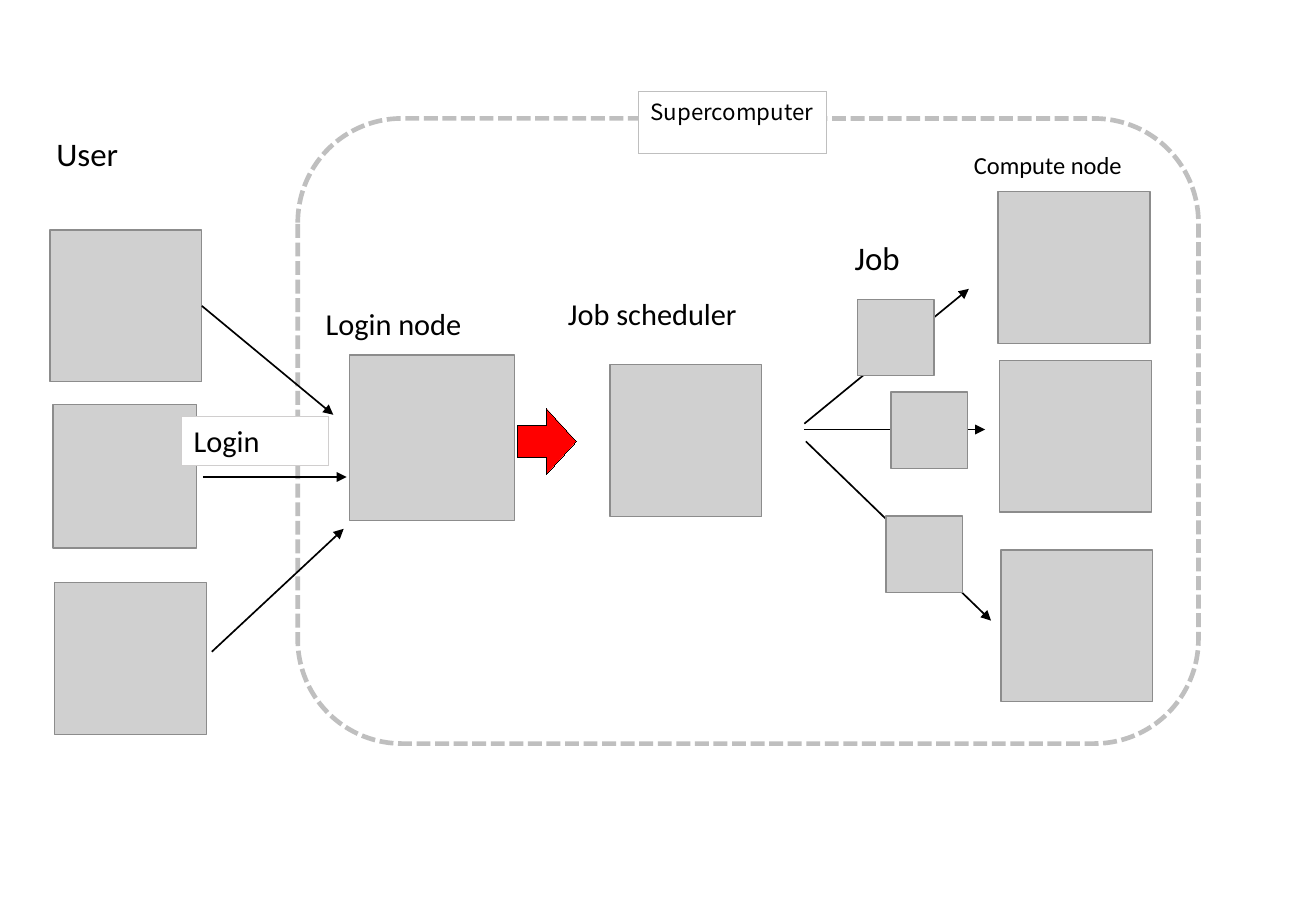
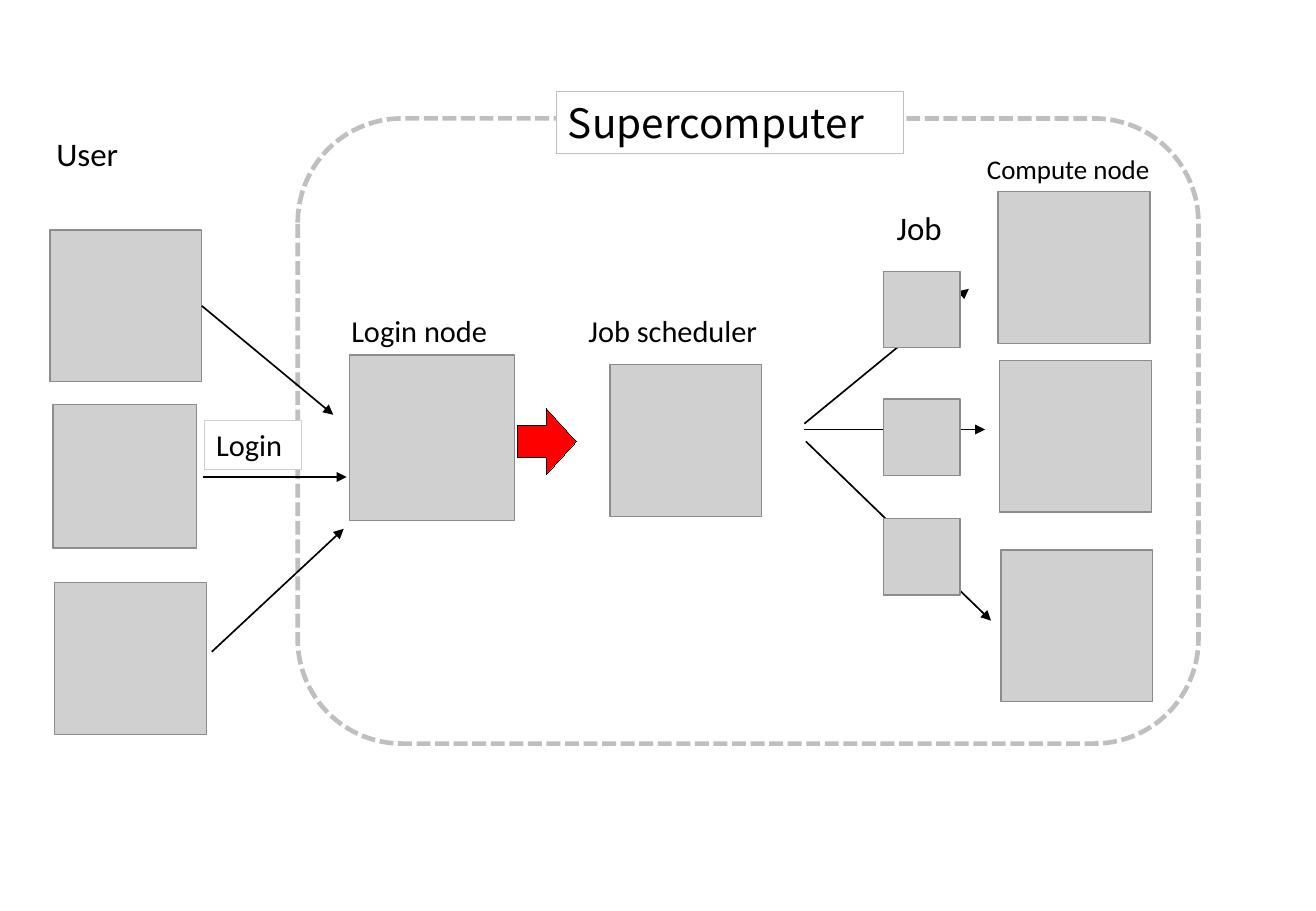
Before and after one commit to kaityo256/sevendayshpc, a slide deck: slide 2 of site-assets/sources/day2/fig-ja-en.pptx. Drawn at 1316x911 pixels with LibreOffice and Linux fonts; fonts in the diff are those of the drawing; grey boxes stand for pictures. Boxes give left, top, right and bottom in pixels: in the first picture for what was removed or moved away, otherwise in the second. Text is boxed around its words. In the diff, an @@ line names an element or a change of style, - is before the commit and + after.

```diff
--- a/site-assets/sources/day2/fig-ja-en.pptx
+++ b/site-assets/sources/day2/fig-ja-en.pptx
@@ rectangle "Supercomputer": place and size @@
-rectangle "Supercomputer" at [639,92,828,153]
+rectangle "Supercomputer" at [557,92,904,153]
@@ rectangle "Supercomputer" at [557,92,904,153]: size 13.2 to 24 pt @@
@@ text "Compute node": place and size @@
-text "Compute node" at [974,157,1122,178]
+text "Compute node" at [987,160,1149,184]
@@ text "Compute node" at [987,160,1149,184]: size 14.5 to 16 pt @@
@@ text "Job": place and size @@
-text "Job" at [855,247,900,271]
+text "Job" at [897,217,942,241]
@@ picture: place and size @@
-picture at [858,299,934,375]
+picture at [883,271,960,348]
@@ text "Login node": place and size @@
-text "Login node" at [326,314,461,341]
+text "Login node" at [351,321,487,348]
@@ text "Job scheduler": place and size @@
-text "Job scheduler" at [568,304,736,326]
+text "Job scheduler" at [588,321,757,343]
@@ picture: place and size @@
-picture at [891,392,967,469]
+picture at [883,400,960,476]
@@ rectangle "Login": place and size @@
-rectangle "Login" at [182,417,329,465]
+rectangle "Login" at [204,420,301,469]
```
Also in this commit, not shown: 6 other slides changed, 10 other files.
